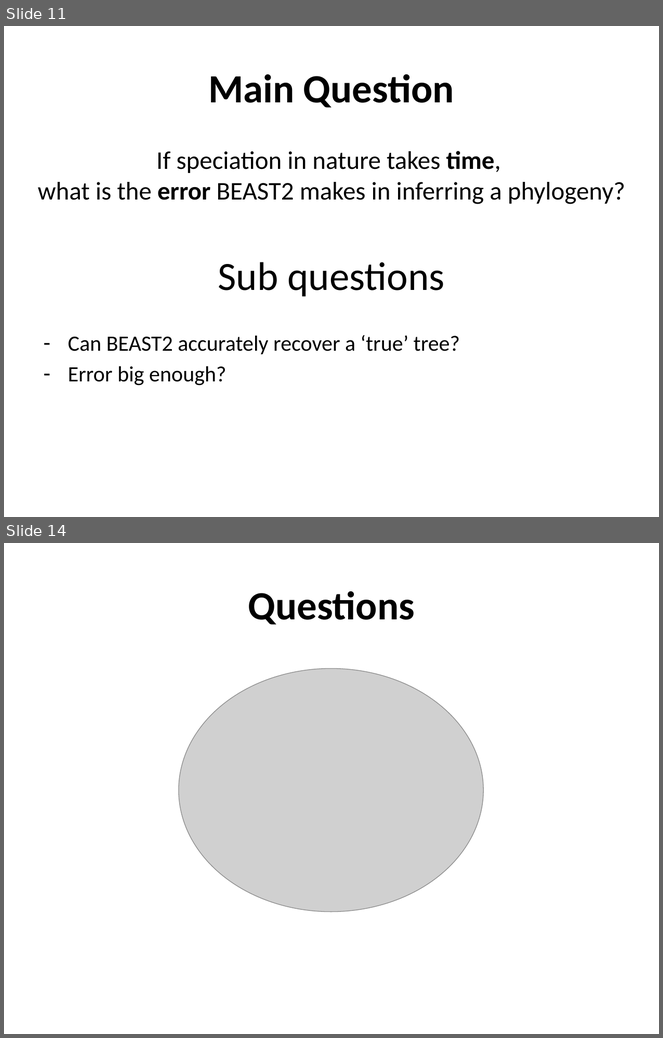
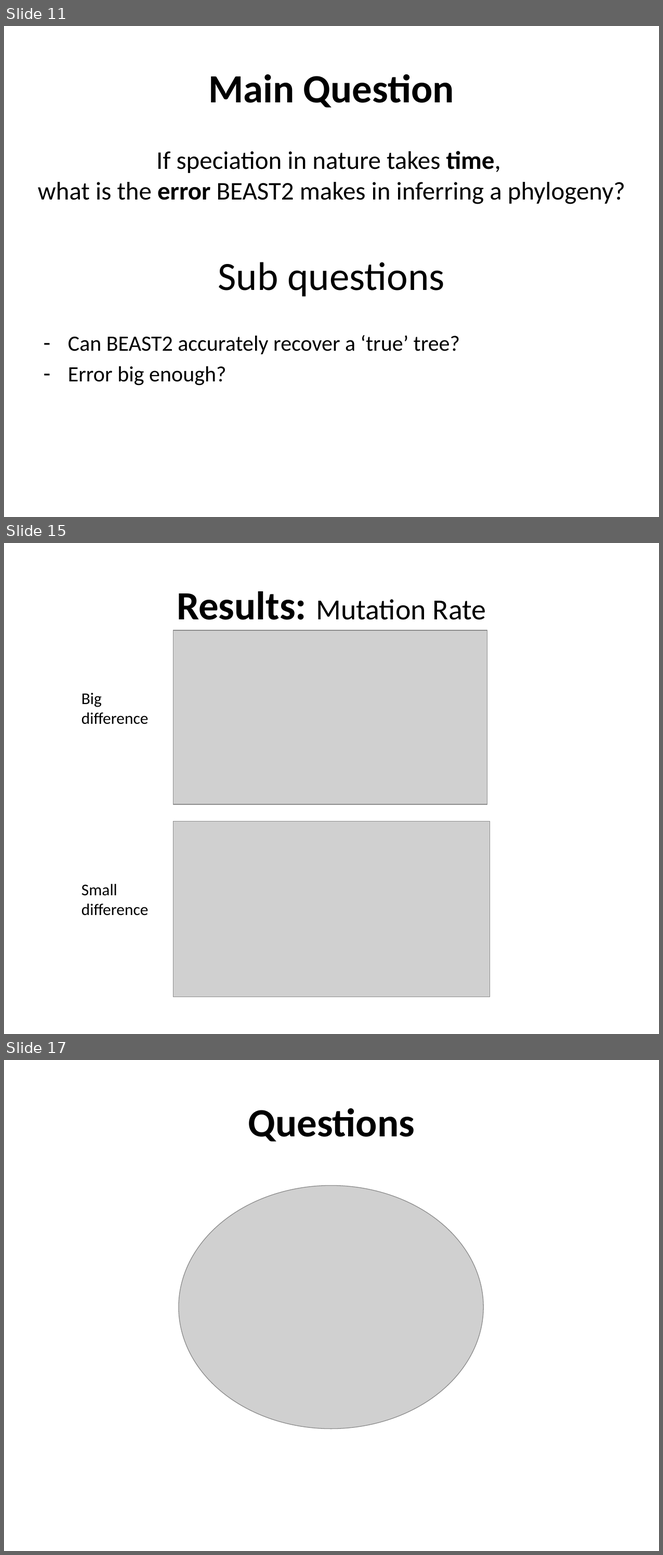
Before and after one commit to richelbilderbeek/Cer2016, a slide deck: doc/Cer2016_Femke Thon & Jolien Gay_without graphs.pptx. Shown one above the other, each under a label of ours: slides 11 and 14 before the commit, slides 11, 15 and 17 after it; the slides between them are not shown. The pictures are 663x1038 and 663x1555 pixels, drawn with LibreOffice and Linux fonts; fonts in the diff are those of the drawing; grey boxes stand for pictures; background and template pictures are left out. Boxes give left, top, right and bottom in pixels: in the first picture for what was removed or moved away, otherwise in the second. Text is boxed around its words. In the diff, an @@ line names an element or a change of style, - is before the commit and + after.

```diff
--- a/doc/Cer2016_Femke Thon & Jolien Gay_without graphs.pptx
+++ b/doc/Cer2016_Femke Thon & Jolien Gay_without graphs.pptx
@@ slide 15 added at bbox=[4, 543, 659, 1034], background picture (left out) @@
@@ text added at bbox=[177, 591, 487, 620], 32 pt, text #000000 @@
+Results: Mutation Rate
@@ picture added at bbox=[173, 630, 487, 805] @@
@@ text added at bbox=[81, 693, 149, 724], 18 pt, text #000000 @@
+Big difference
@@ picture added at bbox=[173, 822, 490, 997] @@
@@ text added at bbox=[81, 884, 149, 916], 18 pt, text #000000 @@
+Small difference
@@ what was slide 14 is now slide 17 @@
```
Also in this commit, not shown: 1 slide changed, 3 other slides added, 1 slide removed.
